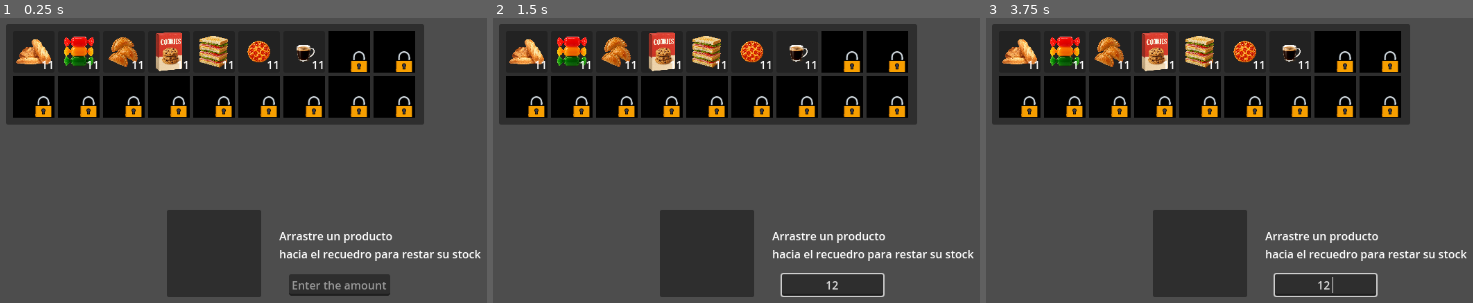
Above: before the commit, frames 1-3 (left to right).
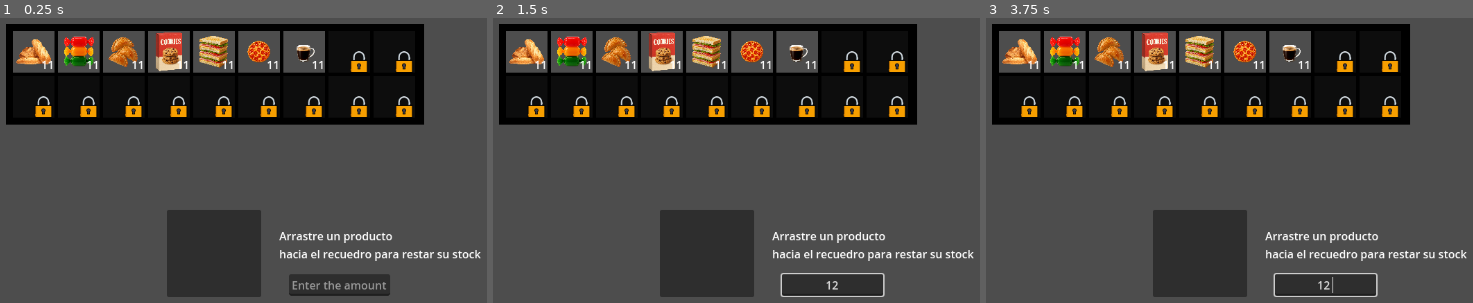
Above: after the commit, the same moments.

Repository: Rayclu/5noches
Game: Godot game, scene res://scenes/Inventory.tscn
The game is run twice, just before and just after one commit, with the same random seed, the same clock (stepped at 60 frames per second) and the same inputs. After the commit the project has no main scene; this scene is started directly in both runs.
Inputs (mouse positions are in pixels of both pictures, inside the frame that each line leads up to):
- Up to frame 1 (0.25 s): no input
- Up to frame 2 (1.5 s): click (833, 285) at 0.52 s; type "12" at 0.6 s; tap Enter at 1.25 s
- Up to frame 3 (3.75 s): tap Space at 2, 3.5 s; tap Enter at 2.75 s

The runs differ from the first frame. In frame 1, 13% of the frame differs, in the area x 1-88%, y 2-38%; in frame 2, 13%; in frame 3, 13%.

Commit message:
no se carga la texture cuando deberia switchear entre escenas

Diff:
--- a/code/BuyPanel.gd
+++ b/code/BuyPanel.gd
@@ -23,14 +23,11 @@
 func _notification(what: int) -> void:
 	if what == Node.NOTIFICATION_DRAG_END:
 		if is_drag_successful():
-			print("gola")
 			if texture_rect.texture:
-				print("hohohoho")
 				for objects in LEVELS.items_per_level[LEVELS.level]:
 					if texture_rect.texture.load_path == load(objects.image).load_path:
 						Canvaslayer.getObject(objects)
 			else:
-				print("askdjaksdjaksdj")
 				Canvaslayer.getObject(null)
 
 func _can_drop_data(_at_position: Vector2, _data: Variant) -> bool:
--- a/code/Clase_Comida.gd
+++ b/code/Clase_Comida.gd
@@ -12,4 +12,4 @@
 	return self
 
 func printe():
-	print("ola")
+	pass
--- a/code/ConfigPanels.gd
+++ b/code/ConfigPanels.gd
@@ -14,12 +14,15 @@
 		itemSlot[0].texture = load(Classitem.image)
 		itemSlot[1].text = str(Classitem.stock)
 		itemSlot[2].hide()
+		var normal = StyleBoxFlat.new()
+		normal.bg_color = Color(0.3,0.3,0.3)
+		get_child(i).add_theme_stylebox_override("panel",normal)
 		i+=1
 
-	for child in get_children():#elimina todas las casillas sin imagen. futuramente añadir candado
+	for child in get_children():
 		if child.get_child(0).texture==null:
 			var normal = StyleBoxFlat.new()
-			normal.bg_color = Color(0,0,0) # gris oscuro
+			normal.bg_color = Color(0.05,0.05,0.05) # gris oscuro
 			child.add_theme_stylebox_override("panel",normal)
 
 func UpdateValues():
--- a/code/HandlerInput.gd
+++ b/code/HandlerInput.gd
@@ -2,11 +2,21 @@
 @onready var label: Label = get_node("LineEdit/Label")
 @onready var label_2: Label = get_node("LineEdit/Label2")
 @onready var Inputer = get_node("LineEdit")
+@onready var texture_rect: TextureRect = get_node("TextureRect")
+
 var RefObj
 
 func _ready():
 	Inputer.connect("text_submitted", Callable(self, "_on_text_submitted"))
+	SHORCUTS.OpenInventory.connect(ConfigMenu)
 	label.hide()
+
+func ConfigMenu():
+	print("hola",SHORCUTS.image)
+	var tex = ImageTexture.create_from_image(SHORCUTS.image)
+	print(texture_rect.texture)
+	texture_rect.texture = tex
+	print(texture_rect.texture)
 
 func _process(delta: float) -> void:
 	if RefObj:
--- a/code/Levels.gd
+++ b/code/Levels.gd
@@ -15,5 +15,4 @@
 	dificulty+=new
 
 func CrteFd(nombre,value,img,stock):
-	print(items_per_level)
 	return comida.new().updateValues(nombre,value,img,stock)
--- a/code/node.gd
+++ b/code/node.gd
@@ -14,7 +14,6 @@
 
 func _input(event: InputEvent) -> void:
 	if event is InputEventKey:
-		print(event)
 		var gaga = event.keycode
 		if gaga == 43 && gaga != null && event.pressed==false:
 			ECONOMY._add_money(100)
--- a/code/shor_cuts.gd
+++ b/code/shor_cuts.gd
@@ -4,10 +4,12 @@
 signal OpenMenu
 signal OpenInventory
 signal OpenCameras
-
+var image
 func _input(event: InputEvent) -> void:
 	if event is InputEventKey:
 		if event.keycode == 69: #e
+			image = get_viewport().get_texture().get_image()
+			get_tree().change_scene_to_file("res://scenes/Inventory.tscn")
 			emit_signal("OpenInventory")
 		if event.keycode == 4194305:#Esc
 			print(emit_signal("OpenMenu"))
--- a/icon.svg
+++ /dev/null
@@ -1 +0,0 @@
-<svg xmlns="http://www.w3.org/2000/svg" width="128" height="128"><rect width="124" height="124" x="2" y="2" fill="#363d52" stroke="#212532" stroke-width="4" rx="14"/><g fill="#fff" transform="translate(12.322 12.322)scale(.101)"><path d="M105 673v33q407 354 814 0v-33z"/><path fill="#478cbf" d="m105 673 152 14q12 1 15 14l4 67 132 10 8-61q2-11 15-15h162q13 4 15 15l8 61 132-10 4-67q3-13 15-14l152-14V427q30-39 56-81-35-59-83-108-43 20-82 47-40-37-88-64 7-51 8-102-59-28-123-42-26 43-46 89-49-7-98 0-20-46-46-89-64 14-123 42 1 51 8 102-48 27-88 64-39-27-82-47-48 49-83 108 26 42 56 81zm0 33v39c0 276 813 276 814 0v-39l-134 12-5 69q-2 10-14 13l-162 11q-12 0-16-11l-10-65H446l-10 65q-4 11-16 11l-162-11q-12-3-14-13l-5-69z"/><path d="M483 600c0 34 58 34 58 0v-86c0-34-58-34-58 0z"/><circle cx="725" cy="526" r="90"/><circle cx="299" cy="526" r="90"/></g><g fill="#414042" transform="translate(12.322 12.322)scale(.101)"><circle cx="307" cy="532" r="60"/><circle cx="717" cy="532" r="60"/></g></svg>
--- a/project.godot
+++ b/project.godot
@@ -11,15 +11,14 @@
 [application]
 
 config/name="5noches"
-run/main_scene="uid://dwu6crnpiskku"
 config/features=PackedStringArray("4.4", "Forward Plus")
-config/icon="res://icon.svg"
 
 [autoload]
 
 Global="*res://code/Global.gd"
 LEVELS="*res://code/Levels.gd"
 ECONOMY="*res://code/Economy.gd"
+SHORCUTS="*res://code/shor_cuts.gd"
 
 [file_customization]
 
--- a/scenes/Inventory.tscn
+++ b/scenes/Inventory.tscn
@@ -7,6 +7,9 @@
 [ext_resource type="Script" uid="uid://danab37c1kvp8" path="res://code/ConfigPanels.gd" id="2_njucy"]
 [ext_resource type="Texture2D" uid="uid://bhp2ccmrf751b" path="res://assets/padlock.png" id="6_5d712"]
 
+[sub_resource type="StyleBoxFlat" id="StyleBoxFlat_5d712"]
+bg_color = Color(0, 0, 0, 1)
+
 [node name="Control" type="Control"]
 layout_mode = 3
 anchors_preset = 15
@@ -21,6 +24,13 @@
 
 [node name="CanvasLayer" type="CanvasLayer" parent="."]
 script = ExtResource("1_7uqmy")
+
+[node name="TextureRect" type="TextureRect" parent="CanvasLayer"]
+anchors_preset = 15
+anchor_right = 1.0
+anchor_bottom = 1.0
+grow_horizontal = 2
+grow_vertical = 2
 
 [node name="LineEdit" type="LineEdit" parent="CanvasLayer"]
 anchors_preset = 7
@@ -78,6 +88,7 @@
 offset_bottom = 55.0
 grow_horizontal = 2
 grow_vertical = 2
+theme_override_styles/panel = SubResource("StyleBoxFlat_5d712")
 script = ExtResource("1_brmsw")
 
 [node name="SelecterItem" type="Panel" parent="CanvasLayer/Inventory"]
--- a/scenes/ShortCuts.tscn
+++ /dev/null
@@ -1,6 +0,0 @@
-[gd_scene load_steps=2 format=3 uid="uid://dwu6crnpiskku"]
-
-[ext_resource type="Script" uid="uid://chpiutg4fgncf" path="res://code/shor_cuts.gd" id="1_65y6q"]
-
-[node name="Node" type="Node"]
-script = ExtResource("1_65y6q")
Not shown, removed: icon.svg.import
Binary file removed: pan.png
Not shown, removed: pan.png.import
Not shown: 1 places in scenes/Inventory.tscn that only renumber resources
